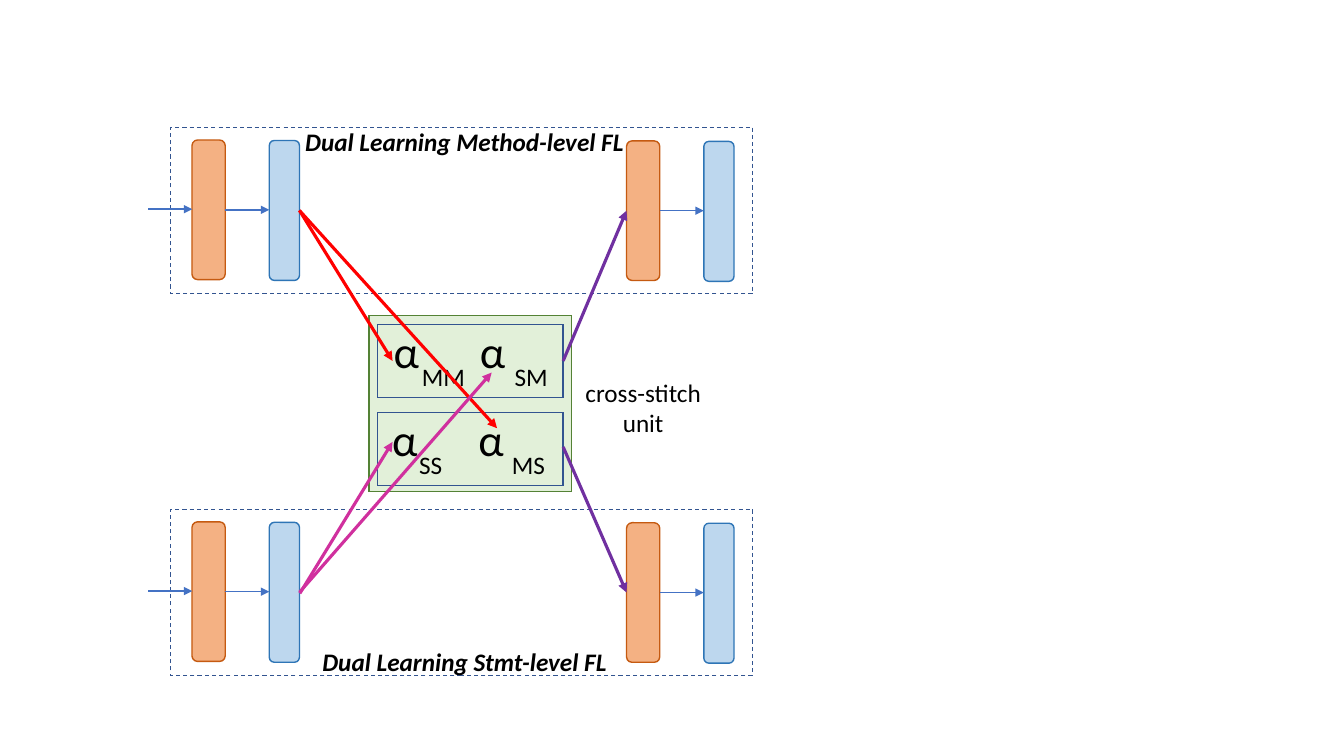
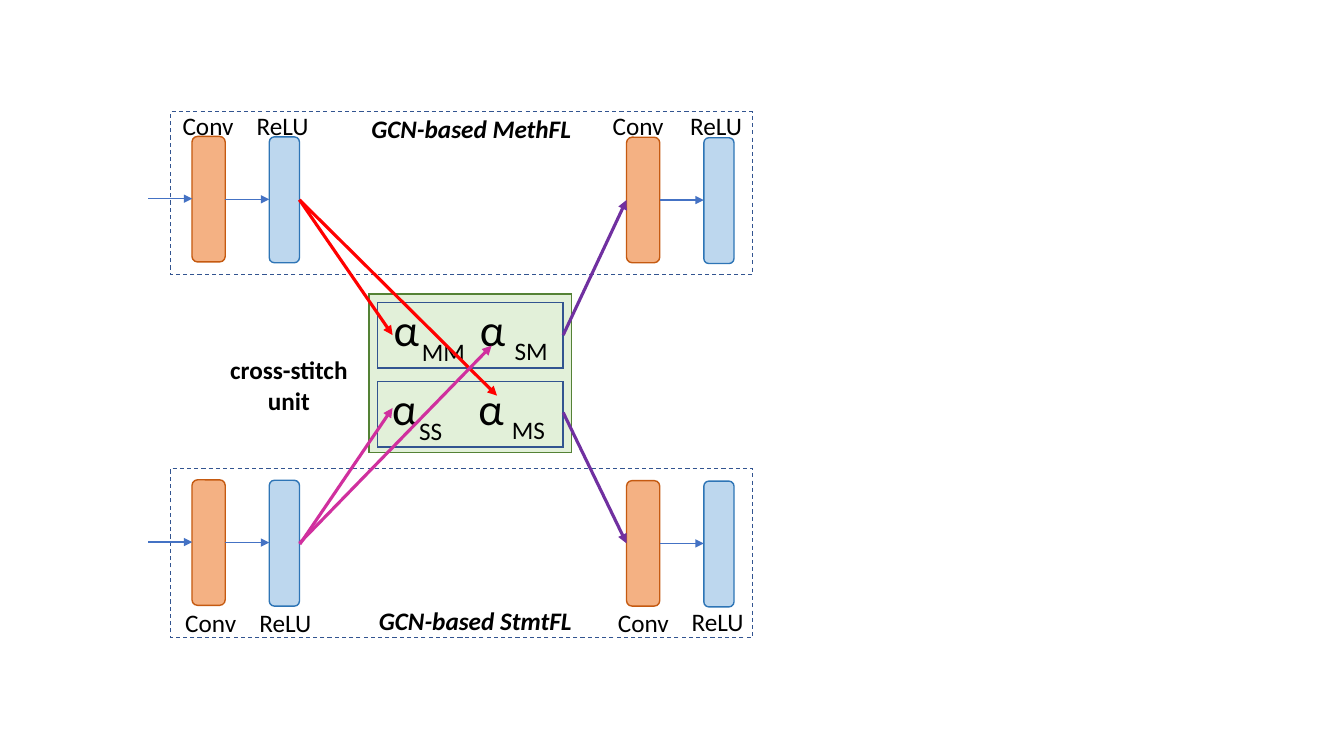
Before and after one commit to tien-n-nguyen/fixlocator, a slide deck: slide 14 of Figures.pptx. Drawn at 1344x756 pixels with LibreOffice and Linux fonts; fonts in the diff are those of the drawing. Boxes give left, top, right and bottom in pixels: in the first picture for what was removed or moved away, otherwise in the second. Text is boxed around its words. In the diff, an @@ line names an element or a change of style, - is before the commit and + after.

```diff
--- a/Figures.pptx
+++ b/Figures.pptx
@@ rectangle: place and size @@
-rectangle at <box>170,127,753,293</box>
+rectangle at <box>170,112,753,274</box>
@@ rounded rectangle: place and size @@
-rounded rectangle at <box>192,140,225,279</box>
+rounded rectangle at <box>192,136,225,262</box>
@@ rounded rectangle: place and size @@
-rounded rectangle at <box>269,140,299,280</box>
+rounded rectangle at <box>269,137,299,263</box>
@@ text at <box>371,120,571,139</box>: text changed @@
-Dual Learning Method-level FL
+GCN-based MethFL
@@ rounded rectangle: place and size @@
-rounded rectangle at <box>627,141,660,280</box>
+rounded rectangle at <box>627,137,660,263</box>
@@ rounded rectangle: place and size @@
-rounded rectangle at <box>704,141,734,281</box>
+rounded rectangle at <box>704,138,734,264</box>
@@ arrow moved from (299, 211) - (392, 361) to (299, 200) - (392, 335) @@
@@ arrow moved from (299, 211) - (497, 429) to (299, 200) - (497, 396) @@
@@ arrow moved from (564, 361) - (627, 211) to (564, 335) - (627, 200) @@
@@ 3 arrows: place and size @@
-3 arrows at <box>148,210,704,211</box>
+3 arrows at <box>148,199,704,200</box>
@@ rectangle: place and size @@
-rectangle at <box>369,316,572,491</box>
+rectangle at <box>369,294,572,453</box>
@@ text "α α": place and size @@
-text "α α" at <box>394,330,505,379</box>
+text "α α" at <box>394,309,505,358</box>
@@ rectangle: place and size @@
-rectangle at <box>377,325,563,398</box>
+rectangle at <box>377,302,563,368</box>
@@ text "cross-stitch unit": place and size @@
-text "cross-stitch unit" at <box>585,384,700,432</box>
+text "cross-stitch unit" at <box>230,361,347,411</box>
@@ text "cross-stitch unit" at <box>230,361,347,411</box>: bold on @@
@@ arrow moved from (299, 593) - (492, 373) to (299, 543) - (492, 346) @@
@@ text "MM": place and size @@
-text "MM" at <box>422,366,465,393</box>
+text "MM" at <box>422,341,465,368</box>
@@ text "SM": place and size @@
-text "SM" at <box>515,369,548,386</box>
+text "SM" at <box>515,343,548,360</box>
@@ rectangle: place and size @@
-rectangle at <box>377,412,563,486</box>
+rectangle at <box>377,381,563,447</box>
@@ text "α α": place and size @@
-text "α α" at <box>392,418,503,467</box>
+text "α α" at <box>392,388,503,437</box>
@@ arrow moved from (300, 594) - (392, 442) to (300, 544) - (392, 408) @@
@@ text "SS" rewrapped from <box>419,454,442,474</box> to <box>419,420,442,447</box> @@
@@ text "MS": place and size @@
-text "MS" at <box>512,457,545,474</box>
+text "MS" at <box>512,422,545,439</box>
@@ arrow moved from (564, 447) - (627, 593) to (564, 412) - (627, 543) @@
@@ rectangle: place and size @@
-rectangle at <box>170,509,753,676</box>
+rectangle at <box>170,469,753,638</box>
@@ rounded rectangle: place and size @@
-rounded rectangle at <box>192,522,225,661</box>
+rounded rectangle at <box>192,480,225,606</box>
@@ rounded rectangle: place and size @@
-rounded rectangle at <box>269,522,299,662</box>
+rounded rectangle at <box>269,481,299,607</box>
@@ rounded rectangle: place and size @@
-rounded rectangle at <box>627,523,660,662</box>
+rounded rectangle at <box>627,481,660,607</box>
@@ rounded rectangle: place and size @@
-rounded rectangle at <box>704,523,734,663</box>
+rounded rectangle at <box>704,481,734,607</box>
@@ 3 arrows: place and size @@
-3 arrows at <box>148,591,704,593</box>
+3 arrows at <box>148,542,704,543</box>
@@ text at <box>379,612,571,631</box>: text changed @@
-Dual Learning Stmt-level FL
+GCN-based StmtFL
@@ group added at <box>183,118,744,638</box>: 8 texts @@
+Conv
+ReLU
+Conv
+ReLU
+Conv
+ReLU
+Conv
+ReLU
```
Also in this commit, not shown: 1 other slide changed, 3 other files.
